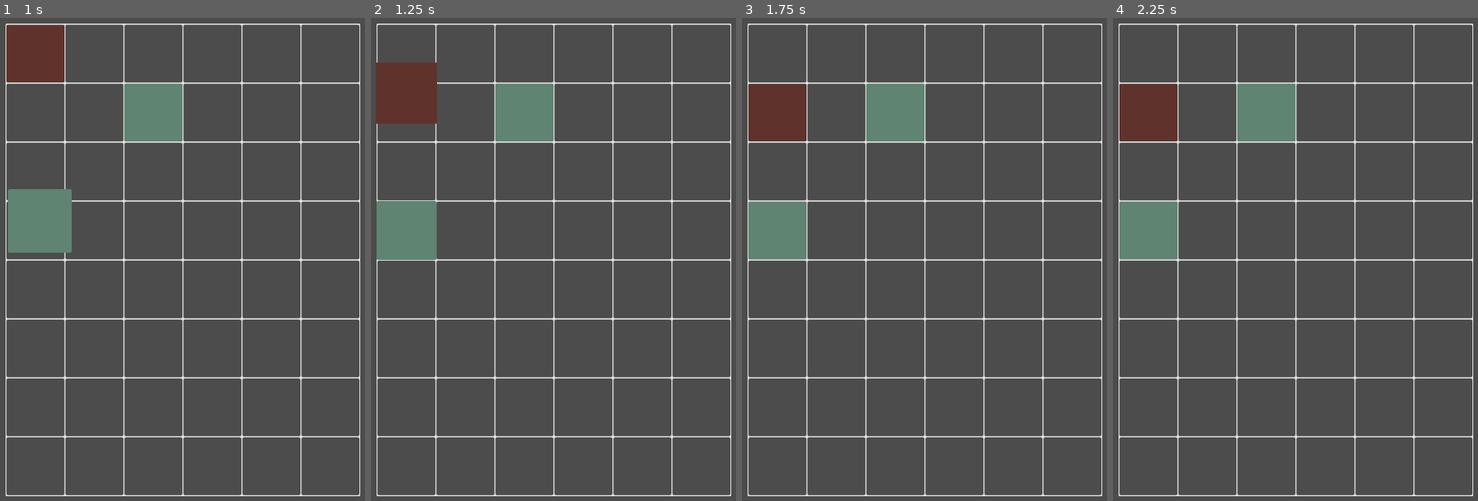
Above: before the commit, frames 1-4 (left to right).
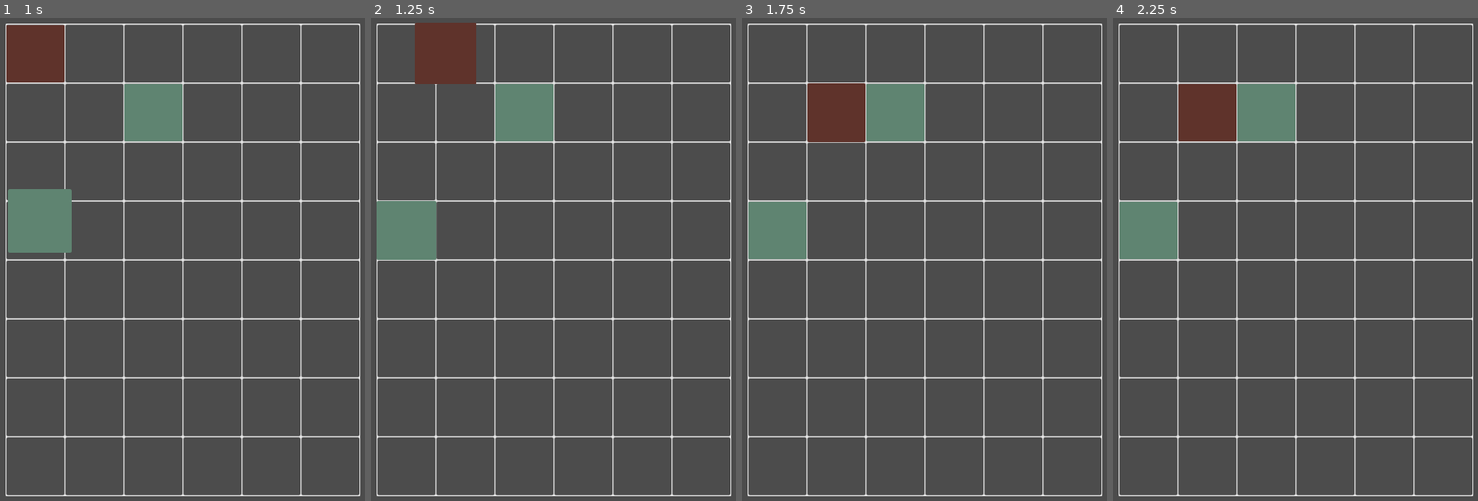
Above: after the commit, the same moments.

Repository: ax9880/genso-battle
Game: Godot game, scene res://Main.tscn
Two runs of this game, one before a commit and one after it. Both use one fixed random seed, a clock stepped at 60 frames per second and the inputs below.
Inputs (mouse positions are in pixels of both pictures, inside the frame that each line leads up to):
- Up to frame 1 (1 s): tap Enter at 0.5 s; drag from (94, 114) to (36, 230) at 0.52 s
- Up to frame 2 (1.25 s): no input
- Up to frame 3 (1.75 s): drag from (895, 114) to (778, 51) at 1.27 s
- Up to frame 4 (2.25 s): move the mouse to (1339, 61) at 2.02 s; click (1339, 61) at 2.17 s

Frame 1 is identical in both runs. In frame 2, 3.7% of the frame differs, in the area x 1-29%, y 0-22%; in frame 3, 3.8%, in the area x 1-34%, y 13-26%; in frame 4, 3.8%.

Commit message:
Basic navigation graph building and pathfinding using breadth-first search

Diff:
--- a/CellArea2D.gd
+++ b/CellArea2D.gd
@@ -6,4 +6,7 @@
 var coordinates: Vector2 = Vector2.ZERO
 
 # Unit inside this cell.
-var unit = null
+var unit: Unit = null
+
+# Array of CellArea2D
+var neighbors: Array = []
--- a/Enemy.gd
+++ b/Enemy.gd
@@ -28,26 +28,40 @@
 	if turn_counter == 0:
 		turn_counter = turn_counter_max_value
 
-		# build graph
-		# evaluate positions
-		# pick one
-		# move or perform skill (in any order)
+		# Build graph
+		var navigation_graph: Dictionary = grid.build_navigation_graph(self.position, Grid.ENEMY_GROUP)
 
-		path.push_back(Vector2(50, 50))
-		path.push_back(Vector2(50, 150))
+		print("Size: ", navigation_graph.size())
 
+		# Evaluate positions (requires having the whole graph)
+		var i = 0
+
+		var target_cell: CellArea2D = null
+
+		# Pick one
+		for node in navigation_graph.keys():
+			i += 1
+
+			if i > 6:
+				target_cell = node
+				break
+
+		path = grid.find_path(navigation_graph, position, target_cell)
+
+		# Move or perform skill (in any order)
 		_start_moving()
 	else:
 		emit_signal("action_done")
 
 
 func _start_moving() -> void:
+	_increase_sprite_size()
+
 	_move()
 
 	emit_signal("started_moving", self)
 
 	enable_swap_area()
-	_increase_sprite_size()
 
 
 func _move_towards_mouse() -> void:
@@ -75,15 +89,8 @@
 		_restore_sprite_size()
 
 
-func _build_graph(grid: Array) -> void:
-	# _get_cell()
-	var cell: Vector2 = Vector2.ZERO
-
-	var start_cell: CellArea2D = grid[cell.x][cell.y]
-
-	var queue := []
-
-	queue.push_back(start_cell)
+func _find_path(navigation_graph: Dictionary) -> void:
+	return
 
 
 func _on_Tween_tween_completed(_object: Object, key: String):
--- a/Grid.gd
+++ b/Grid.gd
@@ -1,6 +1,10 @@
 extends Node2D
 
 class_name Grid
+
+
+const PLAYER_GROUP := "player"
+const ENEMY_GROUP := "enemy"
 
 
 export var tilesize: float = 100.0
@@ -46,6 +50,13 @@
 		for y in range(grid_height):
 			grid[x][y] = _build_cell(x, y)
 
+	# Populate cell neighbors
+	for x in range(grid_width):
+		for y in range(grid_height):
+			var cell: CellArea2D = grid[x][y]
+
+			cell.neighbors = _get_neighbors(cell)
+
 
 func _build_cell(x_position: float, y_position: float) -> CellArea2D:
 	var cell: CellArea2D = cell_packed_scene.instance()
@@ -70,6 +81,8 @@
 		unit.connect("released", self, "_on_Unit_released")
 		unit.connect("snapped_to_grid", self, "_on_Unit_snapped_to_grid")
 
+		unit.add_to_group(PLAYER_GROUP)
+
 
 func _assign_enemies_to_cells() -> void:
 	for enemy in $Enemies.get_children():
@@ -77,6 +90,8 @@
 
 		enemy.connect("action_done", self, "_on_Enemy_action_done")
 		enemy.connect("started_moving", self, "_on_Enemy_started_moving")
+
+		enemy.add_to_group(ENEMY_GROUP)
 
 
 func _assign_unit_to_cell(unit: Unit) -> void:
@@ -112,8 +127,6 @@
 func _update_enemy() -> void:
 	if not enemy_queue.empty():
 		enemy_queue.pop_front().act(self)
-
-		build_navigation_graph(Vector2(0,0))
 	else:
 		_start_player_turn()
 
@@ -235,7 +248,7 @@
 	_update_enemy()
 
 
-func build_navigation_graph(unit_position: Vector2) -> void:
+func build_navigation_graph(unit_position: Vector2, group: String) -> Dictionary:
 	var cell_coordinates: Vector2 = _get_cell(unit_position)
 
 	var start_cell: CellArea2D = grid[cell_coordinates.x][cell_coordinates.y]
@@ -255,7 +268,6 @@
 	parent.resize(max_vertices)
 
 	for i in range(max_vertices):
-		processed[i] = false
 		discovered[i] = false
 		parent[i] = -1
 
@@ -266,26 +278,26 @@
 	# {String, bool}
 	var discovered_dict := {}
 
-	# {String, CellArea2D}
+	# {CellArea2D, [CellArea2D] (cells connected to this cell)}
+	# Graph as adjacency list
 	var navigation_graph := {}
 
 	while not queue.empty():
 		var node: CellArea2D = queue.pop_front()
 
-		navigation_graph[node.name] = node
+		navigation_graph[node] = []
 
 		# Flag as discovered
 		discovered_dict[node.name] = true
 
-		var neighbors = _get_neighbors(node)
-
-		for neighbor in neighbors:
-			# TODO: check if unit is ally or foe
+		for neighbor in node.neighbors:
 			if not discovered_dict.has(neighbor.name):
-				queue.push_back(neighbor)
-
-	for n in navigation_graph.values():
-		print("Cell: %s" % [n.coordinates])
+				if neighbor.unit == null or neighbor.unit.is_in_group(group):
+					navigation_graph[node].push_back(neighbor)
+
+					queue.push_back(neighbor)
+
+	return navigation_graph
 
 
 func _get_neighbors(node: CellArea2D) -> Array:
@@ -304,6 +316,51 @@
 			neighbors.push_back(grid[candidate.x][candidate.y])
 
 	return neighbors
+
+
+func find_path(navigation_graph: Dictionary, unit_position: Vector2, target_cell: CellArea2D) -> Array:
+	# TODO: when planning for chaining, some tiles have to be avoided
+	# and the path has to be split
+	var cell_coordinates: Vector2 = _get_cell(unit_position)
+	var start_cell: CellArea2D = grid[cell_coordinates.x][cell_coordinates.y]
+
+	# build A Star graph?
+
+	# {CellArea2D, bool}
+	var discovered_dict := {}
+
+	# {CellArea2D, CellArea2D}
+	var parent_dict := {}
+
+	var queue := []
+	queue.push_back(start_cell)
+
+	parent_dict[start_cell] = null
+
+	# Breadth-first search (again)
+	while not queue.empty():
+		var node: CellArea2D = queue.pop_front()
+
+		# Flag as discovered
+		discovered_dict[node] = true
+
+		for neighbor in navigation_graph[node]:
+			if not discovered_dict.has(neighbor):
+				queue.push_back(neighbor)
+
+				parent_dict[neighbor] = node
+
+	# Array of CellArea2D
+	var path := []
+
+	if parent_dict.has(target_cell):
+		var node_parent = parent_dict[target_cell]
+
+		while node_parent != null:
+			path.push_front(node_parent.position)
+			node_parent = parent_dict[node_parent]
+
+	return path
 
 
 func _is_in_range(cell_coordinates: Vector2) -> bool:
